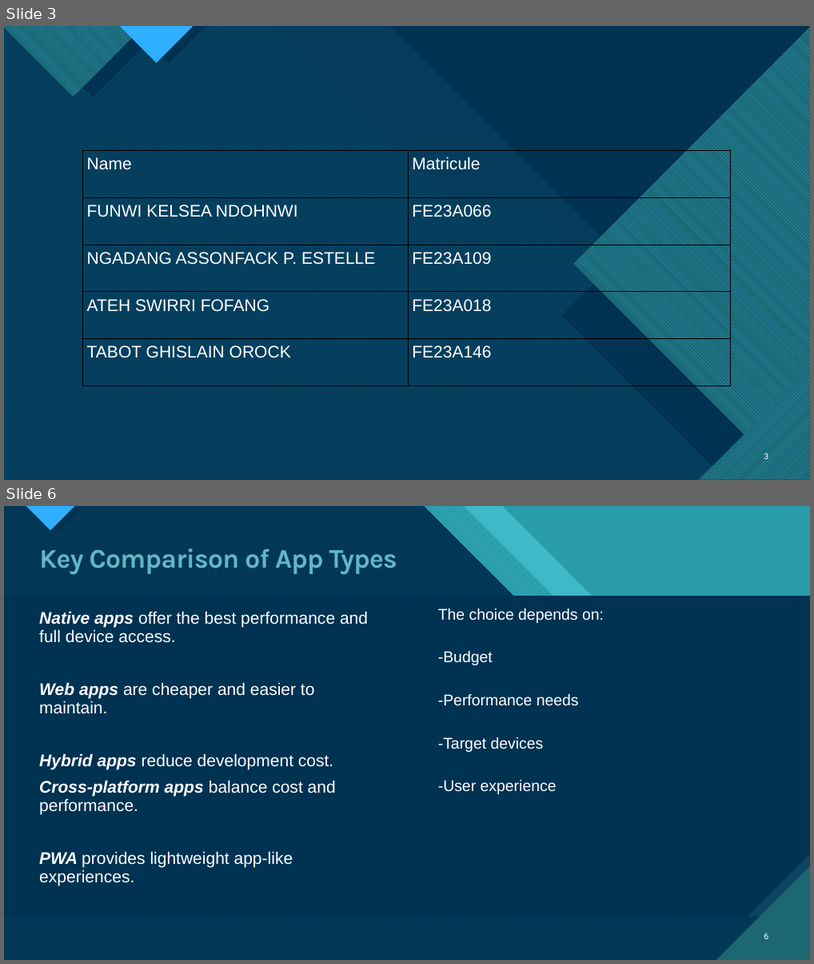
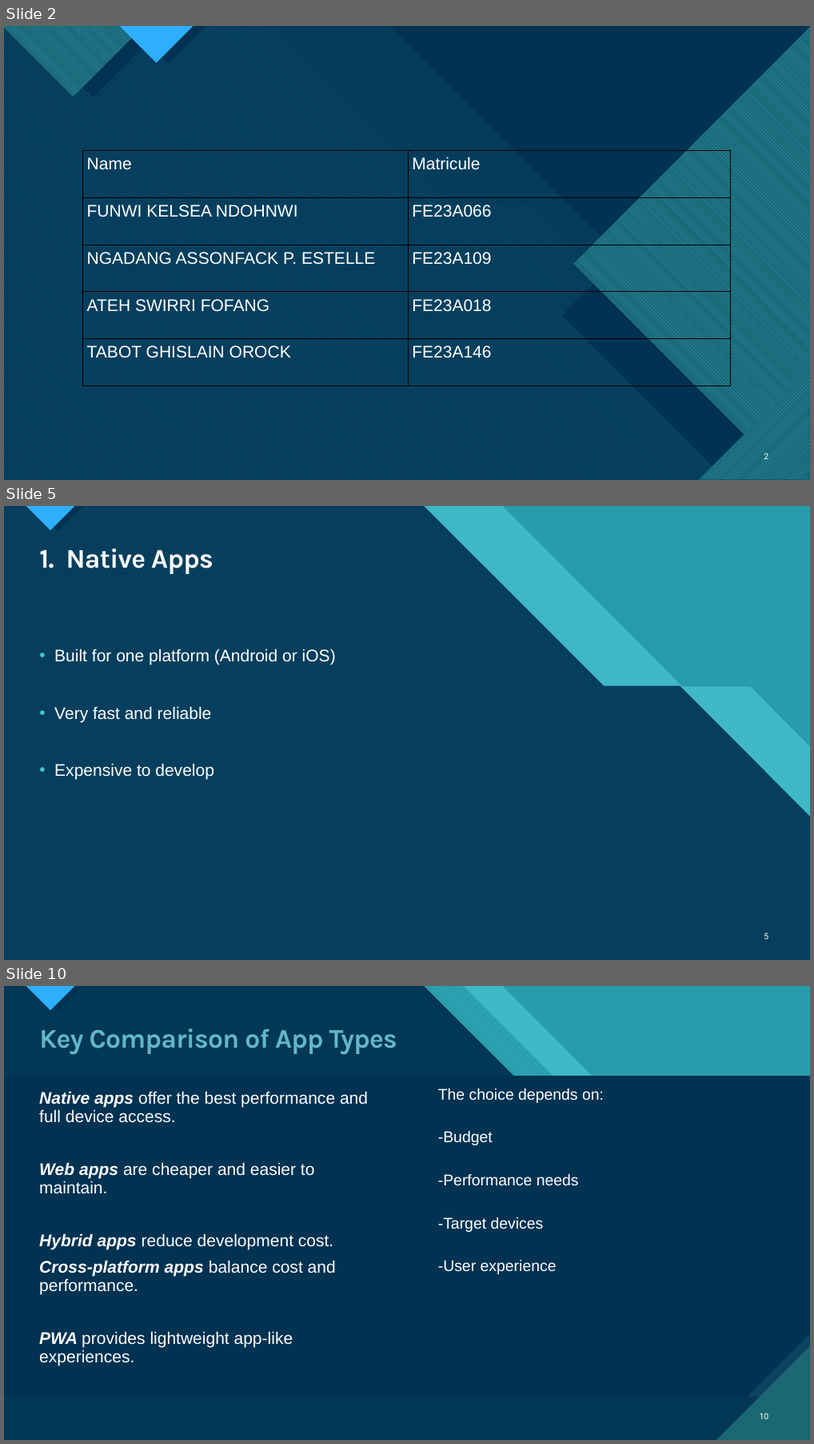
Before and after one commit to kelseafunwi/Group11SchoolWork, a slide deck: Task 1/Task 1 Mobile App Development.pptx. Shown one above the other, each under a label of ours: slides 3 and 6 before the commit, slides 2, 5 and 10 after it; the slides between them are not shown. The pictures are 814x964 and 814x1444 pixels, drawn with LibreOffice and Linux fonts; fonts in the diff are those of the drawing. Boxes give left, top, right and bottom in pixels: in the first picture for what was removed or moved away, otherwise in the second. Text is boxed around its words. In the diff, an @@ line names an element or a change of style, - is before the commit and + after.

```diff
--- a/Task 1/Task 1 Mobile App Development.pptx
+++ b/Task 1/Task 1 Mobile App Development.pptx
@@ slide 5 added at (4,506,810,960), background #47C3D3; not listed: 14 template elements that a slide beside it also shows @@
@@ title added at (39,548,214,574), 32 pt, text #FFFFFF, bold @@
+1. Native Apps
@@ text added at (54,648,336,780), 20 pt, text #FFFFFF @@
+• Built for one platform (Android or iOS)
+• Very fast and reliable
+• Expensive to develop
@@ page number added at (764,932,769,939), 10 pt, text #FFFFFF @@
+5
@@ what was slide 3 is now slide 2 @@
@@ what was slide 6 is now slide 10 @@
@@ page number at (760,1412,770,1419): text changed @@
-6
+10
```
Also in this commit, not shown: 5 slides changed, 10 other slides added, 1 slide removed.
